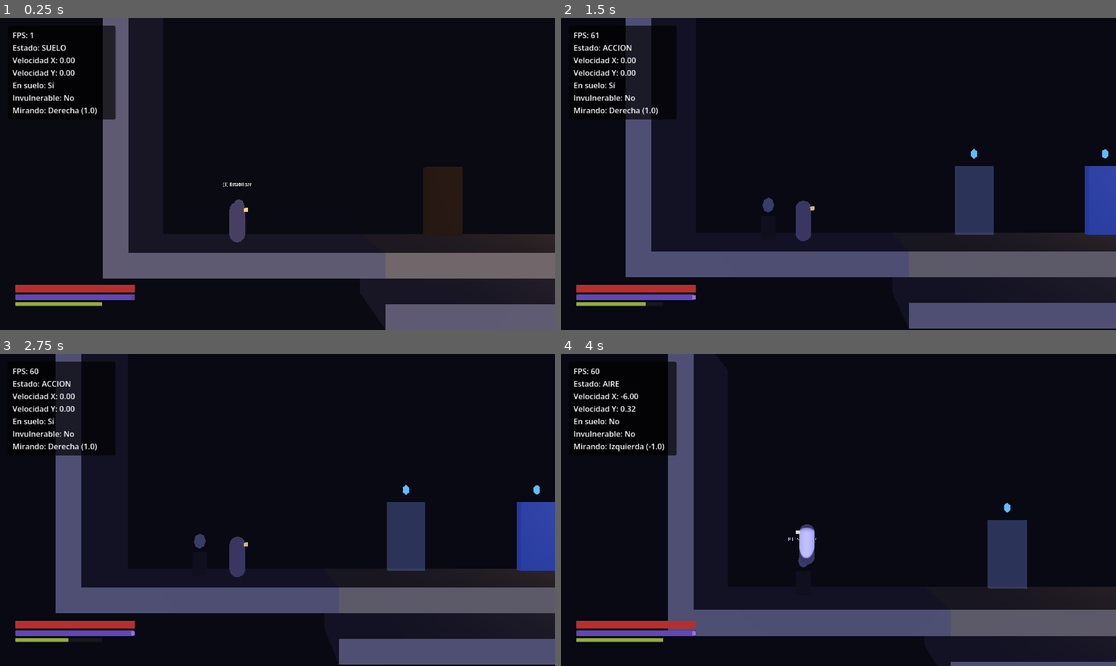
Above: before the commit, frames 1-4 (two rows, left to right).
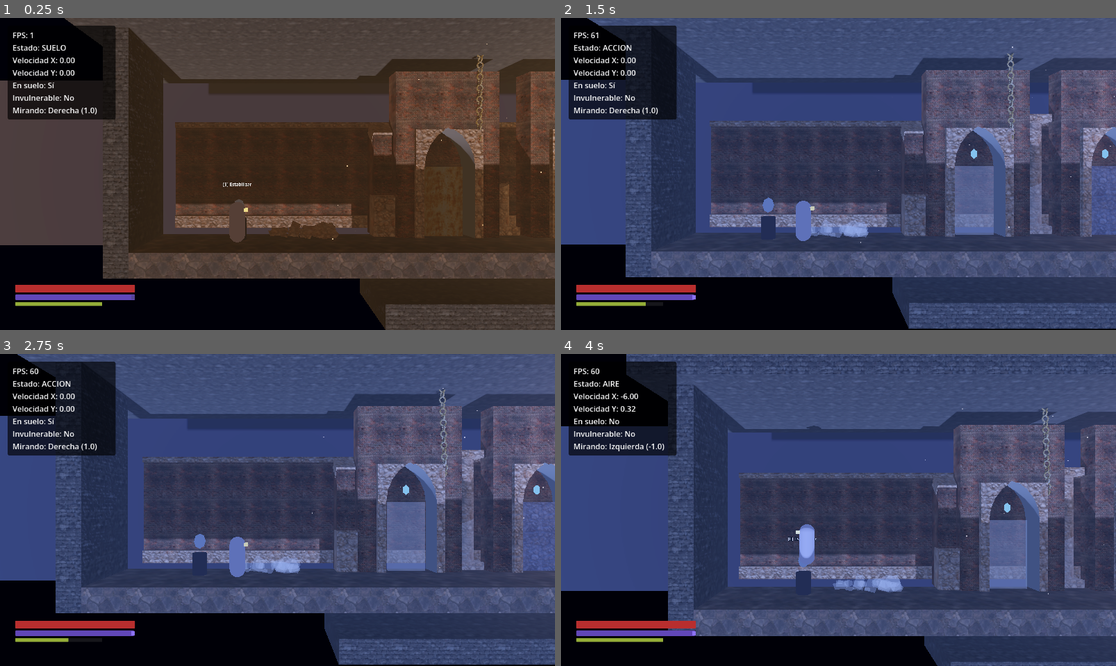
Above: after the commit, the same moments.

Repository: juanjoseorejuela87-cell/UMBRAL-EL-ULTIMO-INTERVALO
Game: Godot game, scene res://scenes/niveles/elyndor/salon_prefecto.tscn
Two runs of this game, one before a commit and one after it. Both use one fixed random seed, a clock stepped at 60 frames per second and the inputs below. This scene is started directly instead of the project's main scene.
Inputs (mouse positions are in pixels of both pictures, inside the frame that each line leads up to):
- Up to frame 1 (0.25 s): no input
- Up to frame 2 (1.5 s): move the mouse to (960, 158) at 0.52 s; hold D (mover_derecha) 0.53-1.28 s; hold Q (desfase) 0.53-1.28 s; click (960, 158) at 0.67 s; tap Space (saltar) at 0.77 s; move the mouse to (727, 189) at 1.27 s; hold S (mover_abajo) from 1.28 s (still down); tap J (atacar_ligero) at 1.35 s
- Up to frame 3 (2.75 s): tap Space (saltar) at 1.52 s; tap Q (desfase) at 1.55, 2.3 s; move the mouse to (333, 441) at 2.02 s; release S (mover_abajo) at 2.03 s; hold D (mover_derecha) from 2.03 s (still down); hold K (atacar_pesado) from 2.03 s (still down)
- Up to frame 4 (4 s): move the mouse to (810, 572) at 2.77 s; release D (mover_derecha) at 2.78 s; release K (atacar_pesado) at 2.78 s; hold W (mover_arriba) 2.78-3.53 s; tap F (coser) at 2.85 s; click (810, 572) at 2.92 s; tap Space (saltar) at 3.02, 3.77 s; tap Q (desfase) at 3.05 s; move the mouse to (1005, 556) at 3.52 s; hold A (mover_izquierda) from 3.53 s (still down); hold Q (desfase) from 3.53 s (still down)

The runs differ from the first frame. In frame 1, 73% of the frame differs, in the area x 0-100%, y 0-100%; in frame 2, 74%; in frame 3, 74%; in frame 4, 78%.

Commit message:
[claude] Salón del Prefecto reambientado: materiales CC0, atmósfera por estado, arcos apuntados en las puertas, columnas Realidad/Desfase y decorado
Co-Authored-By: Claude Opus 5.5 <noreply@anthropic.com>

Diff:
--- a/scenes/niveles/elyndor/salon_prefecto.tscn
+++ b/scenes/niveles/elyndor/salon_prefecto.tscn
@@ -13,6 +13,22 @@
 [ext_resource type="PackedScene" path="res://scenes/mundo/fragmento/fragmento.tscn" id="11_fragmento"]
 [ext_resource type="PackedScene" path="res://scenes/ui/pausa/menu_pausa.tscn" id="12_pausa"]
 [ext_resource type="Script" path="res://scripts/core/sonido/ambiente_sala.gd" id="13_ambiente"]
+[ext_resource type="Script" path="res://scripts/core/fase/atmosfera_fase.gd" id="30_atmosfera"]
+[ext_resource type="Material" path="res://assets/materiales/roca_ruinas.tres" id="31_roca"]
+[ext_resource type="Material" path="res://assets/materiales/suelo_monasterio.tres" id="32_suelo"]
+[ext_resource type="Material" path="res://assets/materiales/metal_oxidado.tres" id="33_metal"]
+[ext_resource type="Material" path="res://assets/materiales/piedra_desfase.tres" id="34_desfase"]
+[ext_resource type="Material" path="res://assets/materiales/sillares.tres" id="35_sillares"]
+[ext_resource type="PackedScene" path="res://scenes/mundo/kit_gotico/arco_apuntado.tscn" id="36_arco"]
+[ext_resource type="PackedScene" path="res://scenes/mundo/kit_gotico/muro.tscn" id="37_muro"]
+[ext_resource type="PackedScene" path="res://scenes/mundo/kit_gotico/contrafuerte.tscn" id="38_contrafuerte"]
+[ext_resource type="PackedScene" path="res://scenes/mundo/kit_gotico/columna.tscn" id="39_columna"]
+[ext_resource type="PackedScene" path="res://scenes/mundo/kit_gotico/columna_rota.tscn" id="40_columna_rota"]
+[ext_resource type="PackedScene" path="res://scenes/mundo/kit_gotico/estandarte.tscn" id="41_estandarte"]
+[ext_resource type="Script" path="res://scenes/mundo/kit_gotico/cadena.gd" id="42_cadena"]
+[ext_resource type="Script" path="res://scenes/mundo/kit_gotico/escombros.gd" id="43_escombros"]
+[ext_resource type="PackedScene" path="res://scenes/efectos/atmosfera/polvo.tscn" id="44_polvo"]
+[ext_resource type="PackedScene" path="res://scenes/efectos/atmosfera/rayo_luz.tscn" id="45_rayo"]
 
 [sub_resource type="BoxShape3D" id="Box_transicion"]
 size = Vector3(1, 5, 4)
@@ -52,10 +68,14 @@
 
 [node name="Entorno" type="WorldEnvironment" parent="."]
 environment = SubResource("Entorno")
+script = ExtResource("30_atmosfera")
+niebla_realidad = Color(0.34, 0.27, 0.2, 1)
+ambiente_realidad = Color(0.5, 0.4, 0.3, 1)
 
 [node name="Sol" type="DirectionalLight3D" parent="."]
 transform = Transform3D(1, 0, 0, 0, 0.643, -0.766, 0, 0.766, 0.643, 0, 12, 5)
-light_energy = 1.0
+light_color = Color(0.6, 0.66, 0.85, 1)
+light_energy = 0.35
 shadow_enabled = true
 
 [node name="LuzArena" type="OmniLight3D" parent="."]
@@ -70,19 +90,19 @@
 transform = Transform3D(1, 0, 0, 0, 1, 0, 0, 0, 1, -24.5, 5, 0)
 use_collision = true
 size = Vector3(1, 12, 4)
-material = SubResource("Mat_piedra")
+material = ExtResource("31_roca")
 
 [node name="Antecamara" type="CSGBox3D" parent="Geometria"]
 transform = Transform3D(1, 0, 0, 0, 1, 0, 0, 0, 1, -19, -0.5, 0)
 use_collision = true
 size = Vector3(10, 1, 4)
-material = SubResource("Mat_piedra")
+material = ExtResource("32_suelo")
 
 [node name="SueloIzquierdo" type="CSGBox3D" parent="Geometria"]
 transform = Transform3D(1, 0, 0, 0, 1, 0, 0, 0, 1, -10, -0.5, 0)
 use_collision = true
 size = Vector3(8, 1, 4)
-material = SubResource("Mat_arena")
+material = ExtResource("32_suelo")
 
 [node name="ElementoFase" type="Node" parent="Geometria/SueloIzquierdo"]
 script = ExtResource("6_fase")
@@ -92,13 +112,13 @@
 transform = Transform3D(1, 0, 0, 0, 1, 0, 0, 0, 1, 0, -0.5, 0)
 use_collision = true
 size = Vector3(12, 1, 4)
-material = SubResource("Mat_arena")
+material = ExtResource("32_suelo")
 
 [node name="SueloDerecho" type="CSGBox3D" parent="Geometria"]
 transform = Transform3D(1, 0, 0, 0, 1, 0, 0, 0, 1, 10, -0.5, 0)
 use_collision = true
 size = Vector3(8, 1, 4)
-material = SubResource("Mat_arena")
+material = ExtResource("32_suelo")
 
 [node name="ElementoFase" type="Node" parent="Geometria/SueloDerecho"]
 script = ExtResource("6_fase")
@@ -108,32 +128,32 @@
 transform = Transform3D(1, 0, 0, 0, 1, 0, 0, 0, 1, 0, -2.5, 0)
 use_collision = true
 size = Vector3(28, 1, 4)
-material = SubResource("Mat_piedra")
+material = ExtResource("31_roca")
 
 [node name="PuertaSalida" type="CSGBox3D" parent="Geometria"]
 transform = Transform3D(1, 0, 0, 0, 1, 0, 0, 0, 1, 14.5, 3, 0)
 use_collision = true
 size = Vector3(1, 7, 4)
-material = SubResource("Mat_salida")
+material = ExtResource("33_metal")
 
 [node name="Pasillo" type="CSGBox3D" parent="Geometria"]
 transform = Transform3D(1, 0, 0, 0, 1, 0, 0, 0, 1, 19, -0.5, 0)
 use_collision = true
 size = Vector3(10, 1, 4)
-material = SubResource("Mat_piedra")
+material = ExtResource("32_suelo")
 
 [node name="MuroDerecho" type="CSGBox3D" parent="Geometria"]
 transform = Transform3D(1, 0, 0, 0, 1, 0, 0, 0, 1, 24.5, 5, 0)
 use_collision = true
 size = Vector3(1, 12, 4)
-material = SubResource("Mat_piedra")
+material = ExtResource("31_roca")
 
 [node name="Puertas" type="Node3D" parent="."]
 
 [node name="PuertaA" type="CSGBox3D" parent="Puertas"]
 transform = Transform3D(1, 0, 0, 0, 1, 0, 0, 0, 1, -10, 1.7, -1.6)
 size = Vector3(1.8, 3.4, 0.3)
-material = SubResource("Mat_puerta_real")
+material = ExtResource("33_metal")
 
 [node name="ElementoFase" type="Node" parent="Puertas/PuertaA"]
 script = ExtResource("6_fase")
@@ -146,7 +166,7 @@
 [node name="PuertaB" type="CSGBox3D" parent="Puertas"]
 transform = Transform3D(1, 0, 0, 0, 1, 0, 0, 0, 1, -3.5, 1.7, -1.6)
 size = Vector3(1.8, 3.4, 0.3)
-material = SubResource("Mat_puerta_desfase")
+material = ExtResource("34_desfase")
 
 [node name="ElementoFase" type="Node" parent="Puertas/PuertaB"]
 script = ExtResource("6_fase")
@@ -158,7 +178,7 @@
 [node name="PuertaC" type="CSGBox3D" parent="Puertas"]
 transform = Transform3D(1, 0, 0, 0, 1, 0, 0, 0, 1, 3.5, 1.7, -1.6)
 size = Vector3(1.8, 3.4, 0.3)
-material = SubResource("Mat_puerta_ambos")
+material = ExtResource("35_sillares")
 
 [node name="ElementoFase" type="Node" parent="Puertas/PuertaC"]
 script = ExtResource("6_fase")
@@ -171,7 +191,7 @@
 [node name="PuertaD" type="CSGBox3D" parent="Puertas"]
 transform = Transform3D(1, 0, 0, 0, 1, 0, 0, 0, 1, 10, 1.7, -1.6)
 size = Vector3(1.8, 3.4, 0.3)
-material = SubResource("Mat_puerta_real")
+material = ExtResource("33_metal")
 
 [node name="ElementoFase" type="Node" parent="Puertas/PuertaD"]
 script = ExtResource("6_fase")
@@ -243,3 +263,149 @@
 [node name="AmbienteSala" type="Node" parent="."]
 script = ExtResource("13_ambiente")
 pista = &"prefecto"
+
+[node name="Decorado" type="Node3D" parent="."]
+
+[node name="ArcoA" parent="Decorado" instance=ExtResource("36_arco")]
+transform = Transform3D(1, 0, 0, 0, 1, 0, 0, 0, 1, -10, 0, -1.6)
+
+[node name="ArcoB" parent="Decorado" instance=ExtResource("36_arco")]
+transform = Transform3D(1, 0, 0, 0, 1, 0, 0, 0, 1, -3.5, 0, -1.6)
+
+[node name="ArcoC" parent="Decorado" instance=ExtResource("36_arco")]
+transform = Transform3D(1, 0, 0, 0, 1, 0, 0, 0, 1, 3.5, 0, -1.6)
+
+[node name="ArcoD" parent="Decorado" instance=ExtResource("36_arco")]
+transform = Transform3D(1, 0, 0, 0, 1, 0, 0, 0, 1, 10, 0, -1.6)
+
+[node name="Contrafuerte1" parent="Decorado" instance=ExtResource("38_contrafuerte")]
+transform = Transform3D(1, 0, 0, 0, 1, 0, 0, 0, 1, -13, 0, -2.6)
+
+[node name="Contrafuerte2" parent="Decorado" instance=ExtResource("38_contrafuerte")]
+transform = Transform3D(1, 0, 0, 0, 1, 0, 0, 0, 1, 13, 0, -2.6)
+
+[node name="ColumnaRota1" parent="Decorado" instance=ExtResource("40_columna_rota")]
+transform = Transform3D(1, 0, 0, 0, 1, 0, 0, 0, 1, -6.75, 0, -2.3)
+
+[node name="ElementoFase" type="Node" parent="Decorado/ColumnaRota1"]
+script = ExtResource("6_fase")
+existe_en = 0
+
+[node name="ColumnaRota2" parent="Decorado" instance=ExtResource("40_columna_rota")]
+transform = Transform3D(-1, 0, 0, 0, 1, 0, 0, 0, -1, 0, 0, -2.3)
+
+[node name="ElementoFase" type="Node" parent="Decorado/ColumnaRota2"]
+script = ExtResource("6_fase")
+existe_en = 0
+
+[node name="ColumnaRota3" parent="Decorado" instance=ExtResource("40_columna_rota")]
+transform = Transform3D(1, 0, 0, 0, 1, 0, 0, 0, 1, 6.75, 0, -2.3)
+
+[node name="ElementoFase" type="Node" parent="Decorado/ColumnaRota3"]
+script = ExtResource("6_fase")
+existe_en = 0
+
+[node name="ColumnaEntera1" parent="Decorado" instance=ExtResource("39_columna")]
+transform = Transform3D(1, 0, 0, 0, 1, 0, 0, 0, 1, -6.75, 0, -2.3)
+
+[node name="ElementoFase" type="Node" parent="Decorado/ColumnaEntera1"]
+script = ExtResource("6_fase")
+existe_en = 1
+
+[node name="ColumnaEntera2" parent="Decorado" instance=ExtResource("39_columna")]
+transform = Transform3D(1, 0, 0, 0, 1, 0, 0, 0, 1, 0, 0, -2.3)
+
+[node name="ElementoFase" type="Node" parent="Decorado/ColumnaEntera2"]
+script = ExtResource("6_fase")
+existe_en = 1
+
+[node name="ColumnaEntera3" parent="Decorado" instance=ExtResource("39_columna")]
+transform = Transform3D(1, 0, 0, 0, 1, 0, 0, 0, 1, 6.75, 0, -2.3)
+
+[node name="ElementoFase" type="Node" parent="Decorado/ColumnaEntera3"]
+script = ExtResource("6_fase")
+existe_en = 1
+
+[node name="FondoMuros" type="Node3D" parent="Decorado"]
+transform = Transform3D(1, 0, 0, 0, 1, 0, 0, 0, 1, 0, 0, -4.5)
+
+[node name="M1" parent="Decorado/FondoMuros" instance=ExtResource("37_muro")]
+transform = Transform3D(1, 0, 0, 0, 1, 0, 0, 0, 1, -22, 0, 0)
+
+[node name="M2" parent="Decorado/FondoMuros" instance=ExtResource("37_muro")]
+transform = Transform3D(1, 0, 0, 0, 1, 0, 0, 0, 1, -18, 0, 0)
+
+[node name="M3" parent="Decorado/FondoMuros" instance=ExtResource("37_muro")]
+transform = Transform3D(1, 0, 0, 0, 1, 0, 0, 0, 1, -14, 0, 0)
+
+[node name="M4" parent="Decorado/FondoMuros" instance=ExtResource("37_muro")]
+transform = Transform3D(1, 0, 0, 0, 1, 0, 0, 0, 1, -10, 0, 0)
+
+[node name="M5" parent="Decorado/FondoMuros" instance=ExtResource("37_muro")]
+transform = Transform3D(1, 0, 0, 0, 1, 0, 0, 0, 1, -6, 0, 0)
+
+[node name="M6" parent="Decorado/FondoMuros" instance=ExtResource("37_muro")]
+transform = Transform3D(1, 0, 0, 0, 1, 0, 0, 0, 1, -2, 0, 0)
+
+[node name="M7" parent="Decorado/FondoMuros" instance=ExtResource("37_muro")]
+transform = Transform3D(1, 0, 0, 0, 1, 0, 0, 0, 1, 2, 0, 0)
+
+[node name="M8" parent="Decorado/FondoMuros" instance=ExtResource("37_muro")]
+transform = Transform3D(1, 0, 0, 0, 1, 0, 0, 0, 1, 6, 0, 0)
+
+[node name="M9" parent="Decorado/FondoMuros" instance=ExtResource("37_muro")]
+transform = Transform3D(1, 0, 0, 0, 1, 0, 0, 0, 1, 10, 0, 0)
+
+[node name="M10" parent="Decorado/FondoMuros" instance=ExtResource("37_muro")]
+transform = Transform3D(1, 0, 0, 0, 1, 0, 0, 0, 1, 14, 0, 0)
+
+[node name="M11" parent="Decorado/FondoMuros" instance=ExtResource("37_muro")]
+transform = Transform3D(1, 0, 0, 0, 1, 0, 0, 0, 1, 18, 0, 0)
+
+[node name="M12" parent="Decorado/FondoMuros" instance=ExtResource("37_muro")]
+transform = Transform3D(1, 0, 0, 0, 1, 0, 0, 0, 1, 22, 0, 0)
+
+[node name="Techo" type="CSGBox3D" parent="Decorado"]
+transform = Transform3D(1, 0, 0, 0, 1, 0, 0, 0, 1, 0, 9.5, -1.5)
+size = Vector3(52, 1.5, 9)
+material = ExtResource("31_roca")
+
+[node name="FondoLejano" type="CSGBox3D" parent="Decorado"]
+transform = Transform3D(1, 0, 0, 0, 1, 0, 0, 0, 1, 0, 4, -14)
+size = Vector3(90, 14, 1)
+material = SubResource("Mat_salida")
+
+[node name="EstandarteB" parent="Decorado" instance=ExtResource("41_estandarte")]
+transform = Transform3D(1, 0, 0, 0, 1, 0, 0, 0, 1, -6.75, 7.4, -3.9)
+
+[node name="EstandarteC" parent="Decorado" instance=ExtResource("41_estandarte")]
+transform = Transform3D(1, 0, 0, 0, 1, 0, 0, 0, 1, 6.75, 7.4, -3.9)
+
+[node name="CadenaIzquierda" type="MultiMeshInstance3D" parent="Decorado"]
+transform = Transform3D(1, 0, 0, 0, 1, 0, 0, 0, 1, -8.5, 8.8, -1)
+script = ExtResource("42_cadena")
+eslabones = 16
+material = ExtResource("33_metal")
+
+[node name="CadenaDerecha" type="MultiMeshInstance3D" parent="Decorado"]
+transform = Transform3D(1, 0, 0, 0, 1, 0, 0, 0, 1, 8.5, 8.8, -1)
+script = ExtResource("42_cadena")
+eslabones = 20
+material = ExtResource("33_metal")
+
+[node name="EscombrosAntecamara" type="MultiMeshInstance3D" parent="Decorado"]
+transform = Transform3D(1, 0, 0, 0, 1, 0, 0, 0, 1, -17, 0, -1.4)
+script = ExtResource("43_escombros")
+cantidad = 20
+semilla = 5
+material = ExtResource("35_sillares")
+
+[node name="ElementoFase" type="Node" parent="Decorado/EscombrosAntecamara"]
+script = ExtResource("6_fase")
+existe_en = 0
+
+[node name="RayoArena" parent="Decorado" instance=ExtResource("45_rayo")]
+transform = Transform3D(0.94, 0.342, 0, -0.342, 0.94, 0, 0, 0, 1, 0.5, 8.6, -0.8)
+
+[node name="Polvo" parent="Decorado" instance=ExtResource("44_polvo")]
+transform = Transform3D(1, 0, 0, 0, 1, 0, 0, 0, 1, 0, 4, -0.5)
Not shown, changed: documentation/ESTADO.md
